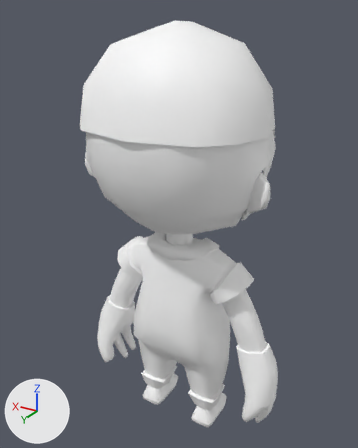
One commit to the FBX model FYPGame3/Assets/Art/Models/Character/MCharG_B.fbx: the scene before it, then after it.
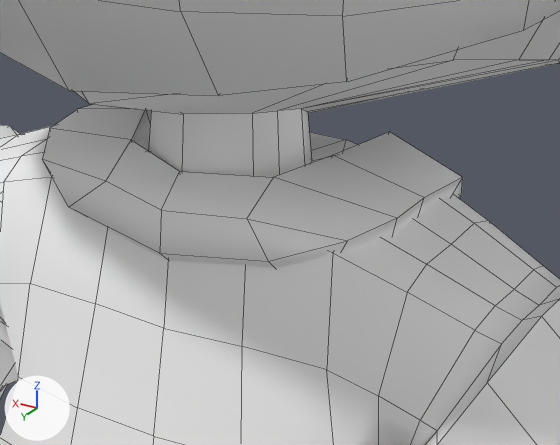
Each version is shown whole from a 50 mm camera at (-0.72, 1.234, 1.324) aimed at (0.028, -0.012, 0.701), then close up on the part from 39% to 66% of the width and 48% to 65% of the height. The lights are fixed; the arrows at lower left show +X, +Y and +Z. The close-ups show mesh edges as thin lines. Where no turn or scale is listed for an object, it has been applied to the vertices. Vertices at the same position are counted once.

In view in the first close-up: 'MCharG_B'.
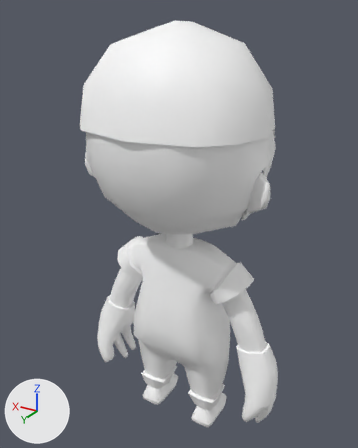
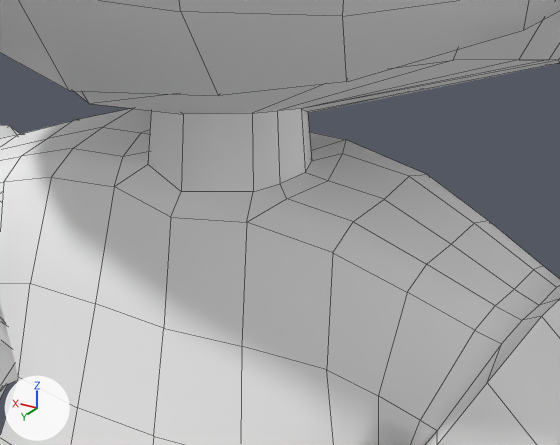
The change, as JSON lines over the scene's bpy script:
```json
{"block": "me_mesh", "where": "me_mesh.from_pydata(...)  # 1548 vertices, 1501 faces; spans x -0.35..0.35, y -0.301..0.293, z -0.001..1.302"}
{"block": "me_mesh", "where": "# used by ob_mcharg_b; location = (0.0, 0.0, 0.0)"}
{"block": "me_mesh", "change": "me_mesh part 1: the loose piece of 55 vertices spanning x -0.108..0.108, y -0.064..0.101, z 0.597..0.675 is deleted"}
```

What differs and where, as boxes [x1, y1, x2, y2] in the close-ups (560 x 445 px):
```json
{"part": 1, "of": "me_mesh", "change": "deleted", "before": [42, 104, 463, 268]}
```
